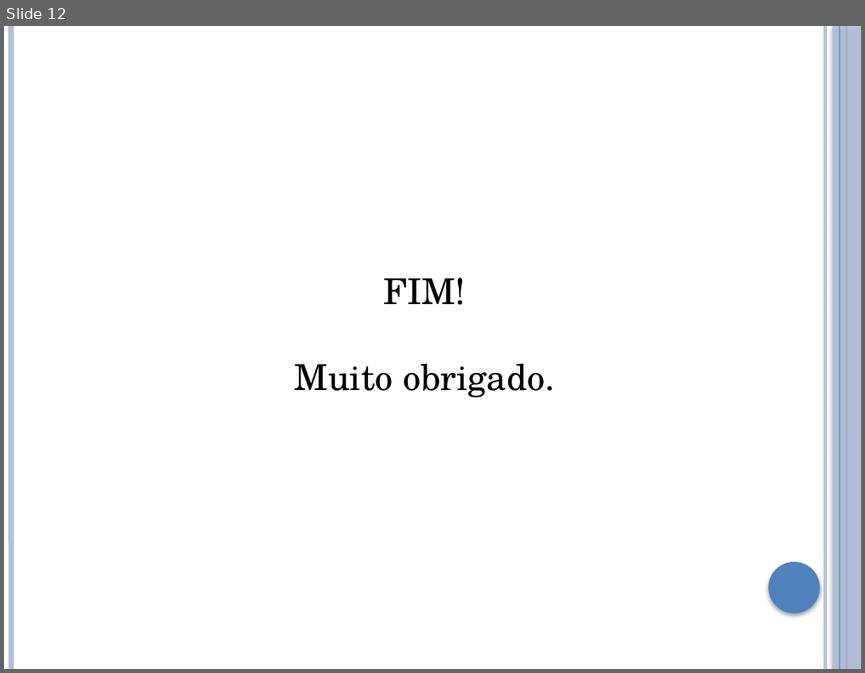
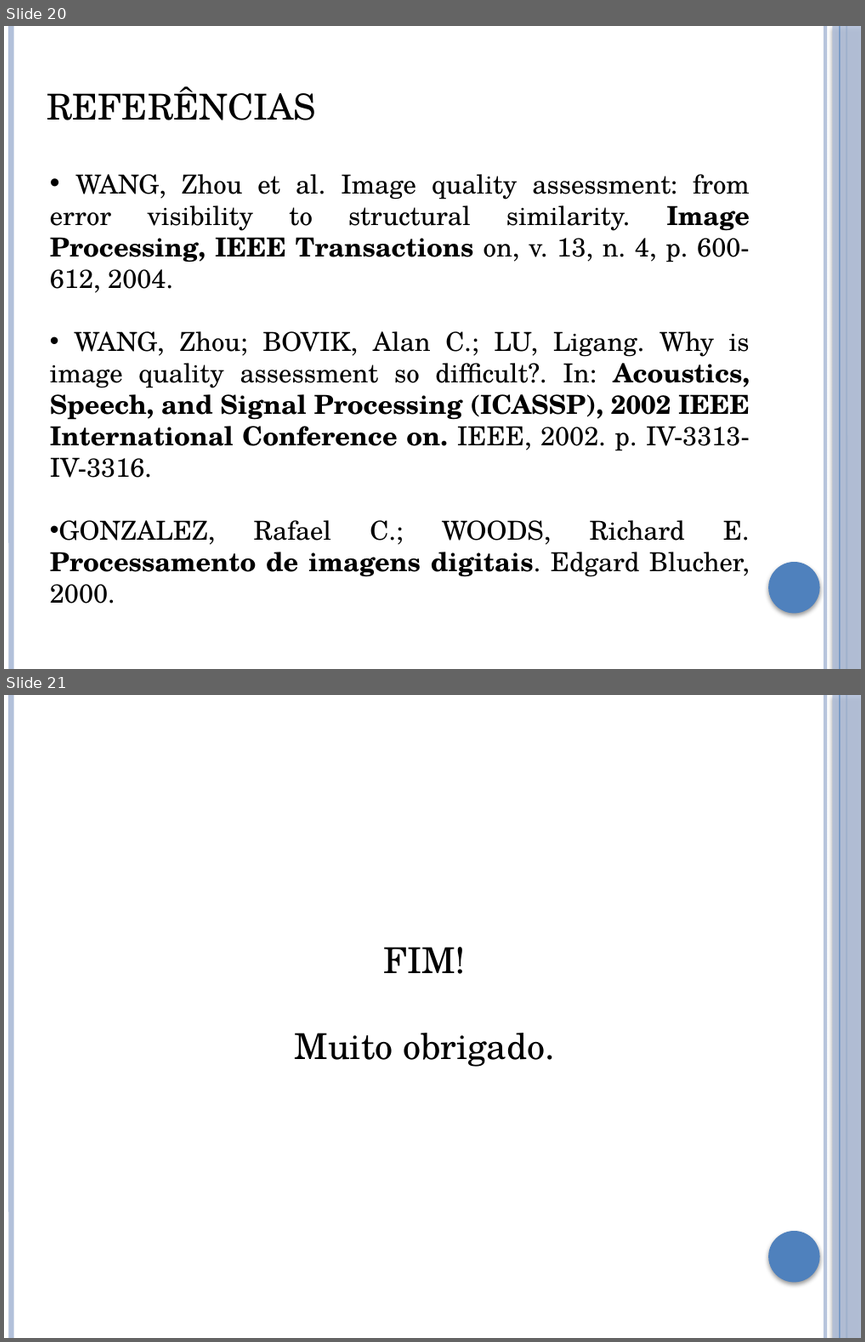
Before and after one commit to brunoliveira8/pdi, a slide deck: trabalho 3/apresentacao.pptx. Shown one above the other, each under a label of ours: slide 12 before the commit, slides 20 and 21 after it. The pictures are 865x673 and 865x1342 pixels, drawn with LibreOffice and Linux fonts; fonts in the diff are those of the drawing. Boxes give left, top, right and bottom in pixels: in the first picture for what was removed or moved away, otherwise in the second. Text is boxed around its words. In the diff, an @@ line names an element or a change of style, - is before the commit and + after.

```diff
--- a/trabalho 3/apresentacao.pptx
+++ b/trabalho 3/apresentacao.pptx
@@ slide 20 added at (4,26,861,669), background #FFFFFF; not listed: 6 template elements that a slide beside it also shows @@
@@ text added at (46,86,316,120), 30 pt, text #000000 @@
+REFERÊNCIAS
@@ text added at (50,174,749,544), 22 pt, text #000000 @@
+• WANG, Zhou et al. Image quality assessment: from error visibility to structural similarity. Image Processing, IEEE Transactions on, v. 13, n. 4, p. 600-612, 2004.
+• WANG, Zhou; BOVIK, Alan C.; LU, Ligang. Why is image quality assessment so difficult?. In: Acoustics, Speech, and Signal Processing (ICASSP), 2002 IEEE International Conference on. IEEE, 2002. p. IV-3313-IV-3316.
+• GONZALEZ, Rafael C.; WOODS, Richard E. Processamento de imagens digitais. Edgard Blucher, 2000.
@@ what was slide 12 is now slide 21 @@
```
Also in this commit, not shown: 8 slides changed, 10 other slides added, 2 slides removed, 13 other files.
